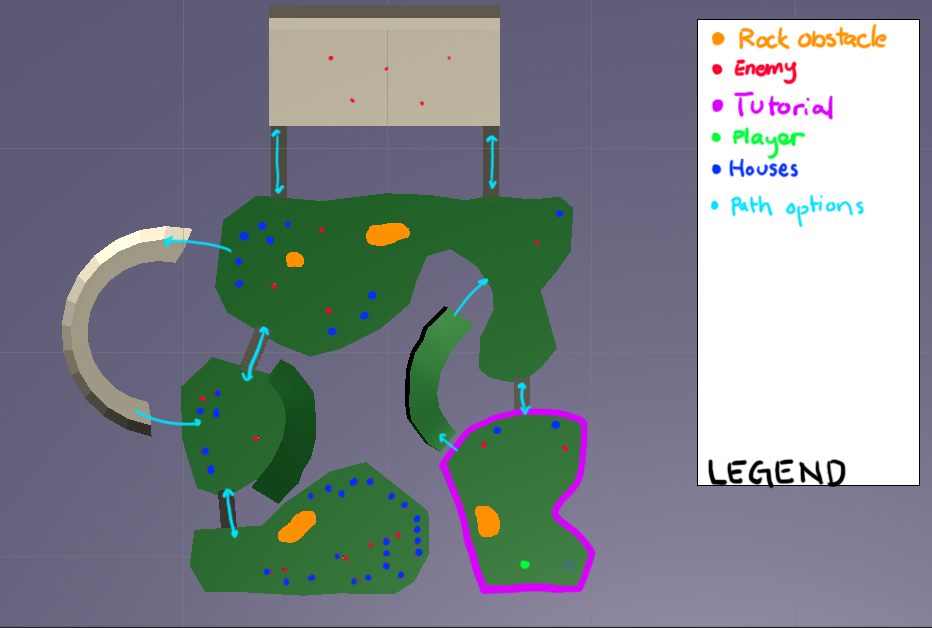
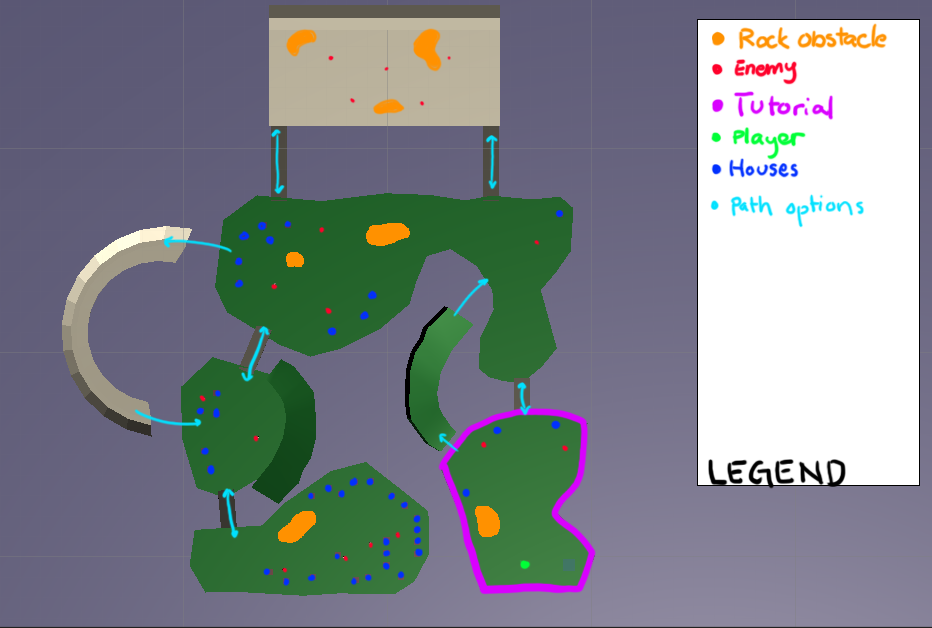
Layered file, before and after one edit (932 x 628). Changes by layer:
painted on "Layer 2" over [286, 28, 471, 498]
